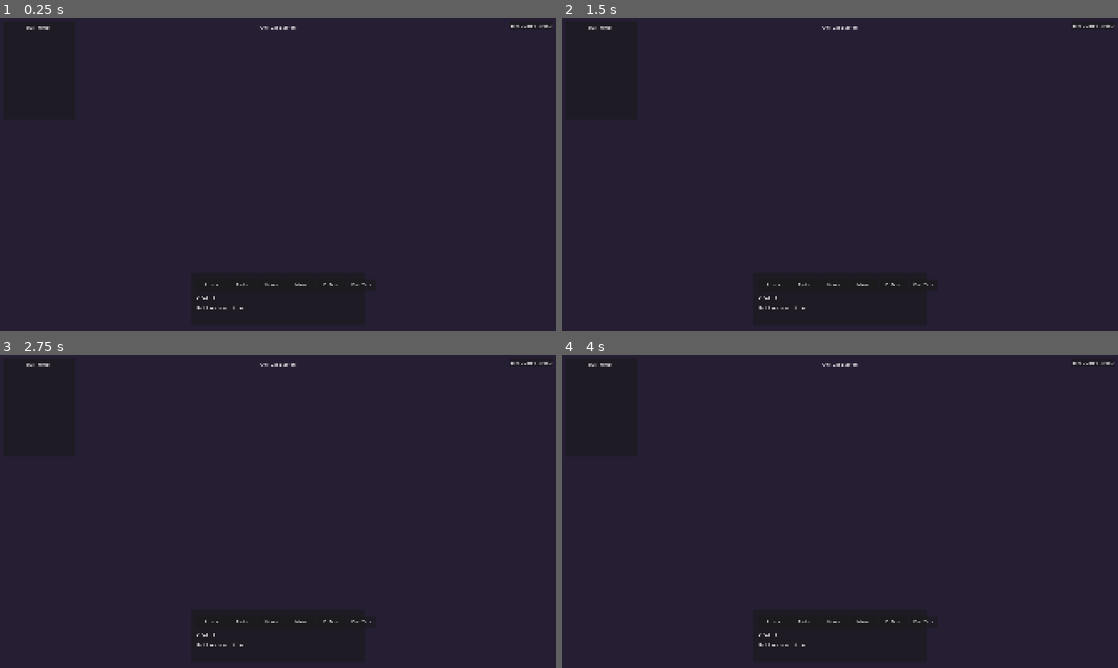
Above: before the commit, frames 1-4 (two rows, left to right).
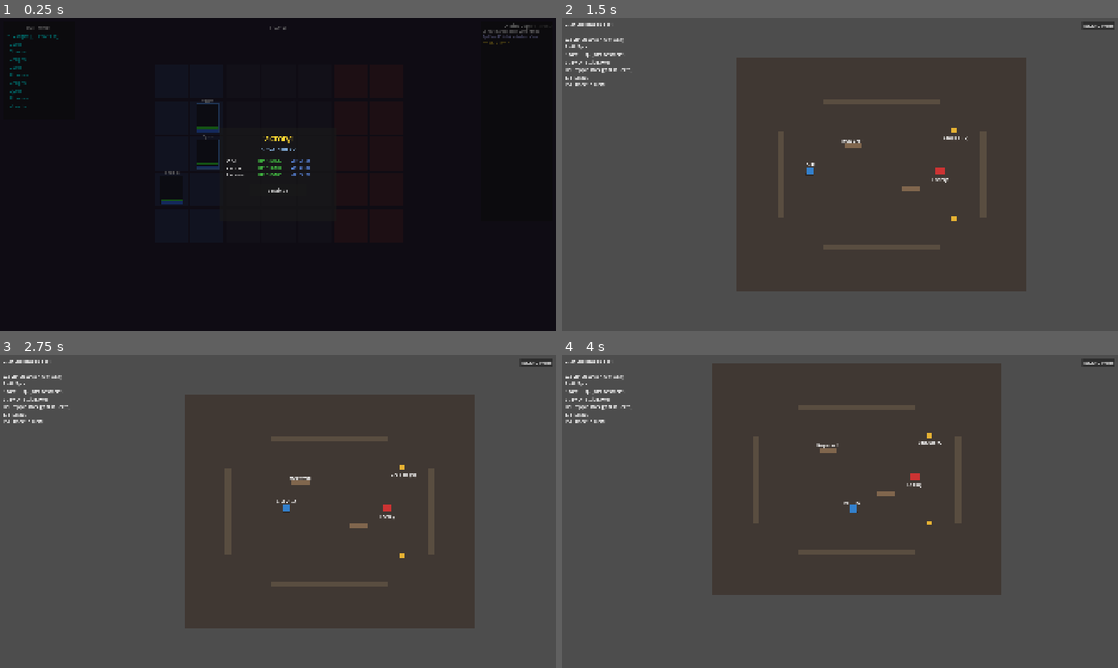
Above: after the commit, the same moments.

Repository: adbarc92/Disruption
Game: Godot game, scene res://scenes/combat/combat_arena.tscn
Two runs of this game, one before a commit and one after it. Both use one fixed random seed, a clock stepped at 60 frames per second and the inputs below. This scene is started directly instead of the project's main scene.
Inputs (mouse positions are in pixels of both pictures, inside the frame that each line leads up to):
- Up to frame 1 (0.25 s): no input
- Up to frame 2 (1.5 s): click (840, 190) at 0.5 s, where only the run after the commit has a clickable "Continue"; click (840, 193) at 1.25 s, where only the run after the commit has a clickable "Start Game"
- Up to frame 3 (2.75 s): tap Enter at 2 s; move the mouse to (400, 495) at 2.02 s; hold D (move_right) from 2.03 s (still down); tap Q (grapple) at 2.1 s; click (400, 495) at 2.17 s; tap Space (jump) at 2.27 s
- Up to frame 4 (4 s): move the mouse to (728, 527) at 2.77 s; release D (move_right) at 2.78 s; hold S (move_down) 2.78-3.53 s; tap E (interact) at 2.85 s; tap Space (jump) at 3.02 s; move the mouse to (895, 442) at 3.52 s; hold D (move_right) from 3.53 s (still down); tap Shift (roll) at 3.6 s

The runs differ from the first frame. In frame 1, 85% of the frame differs, in the area x 0-100%, y 0-100%; in frame 2, 100%; in frame 3, 100%; in frame 4, 100%.
Error before the commit: Parse Error: Could not preload resource script "res://scripts/logic/combat/position_validator.gd". (res://scripts/presentation/combat/combat_manager.gd:10)

Commit message:
Fix duplicate variable declaration in position_validator
Removed duplicate 'targeting' variable declaration on line 34 that
was causing script resolution error. The variable was already
declared on line 19 and could be reused.

This fixes the error:
"Could not resolve script res://scripts/logic/combat/position_validator.gd"
"There is already a variable named 'targeting' declared in this scope"

Co-Authored-By: Claude Sonnet 4.5 <noreply@anthropic.com>

Diff:
--- a/godot/scripts/logic/combat/position_validator.gd
+++ b/godot/scripts/logic/combat/position_validator.gd
@@ -31,7 +31,6 @@
 	var valid: Array = []
 
 	# Check if skill uses new Range Band system
-	var targeting = skill.get("targeting", {})
 	var uses_range_bands = targeting.has("range_band")
 
 	for target in potential_targets:
